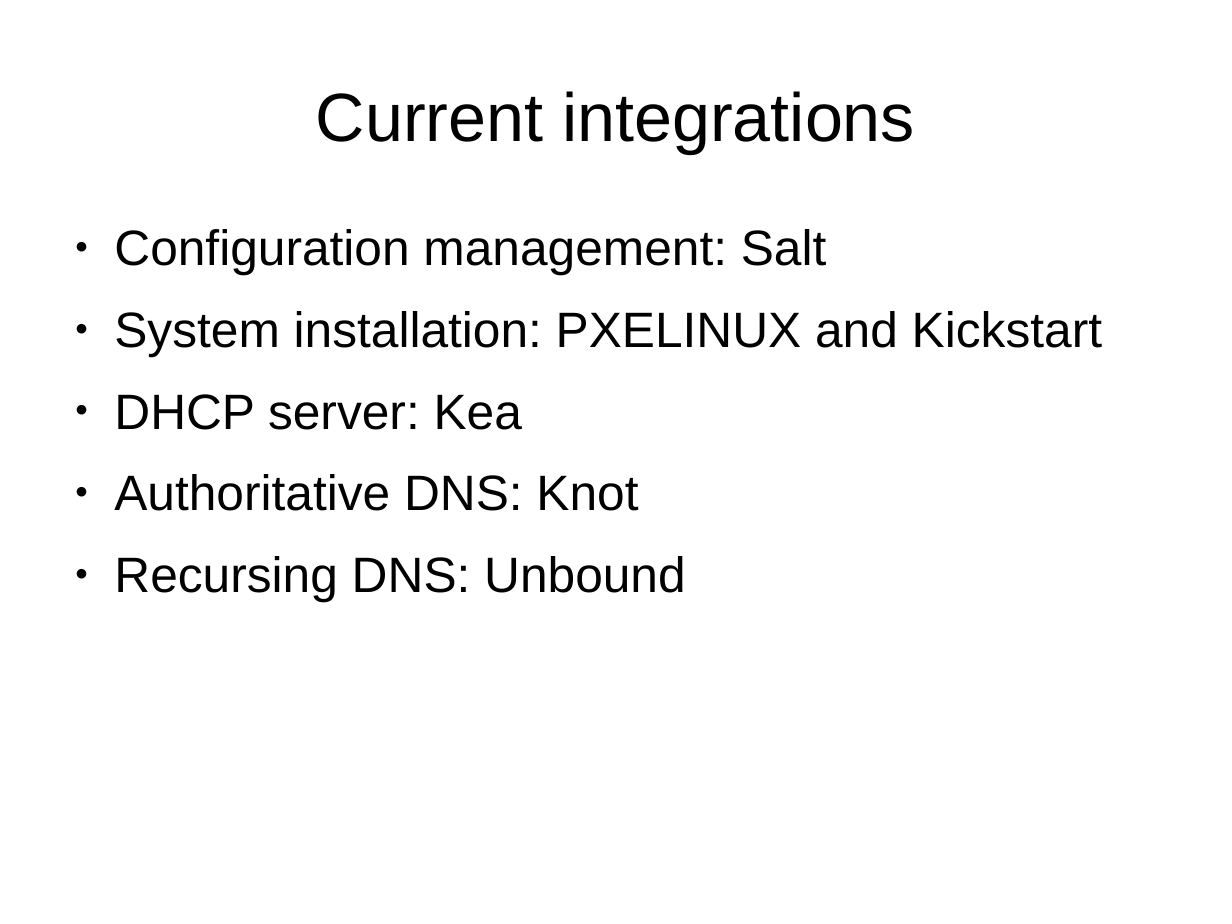
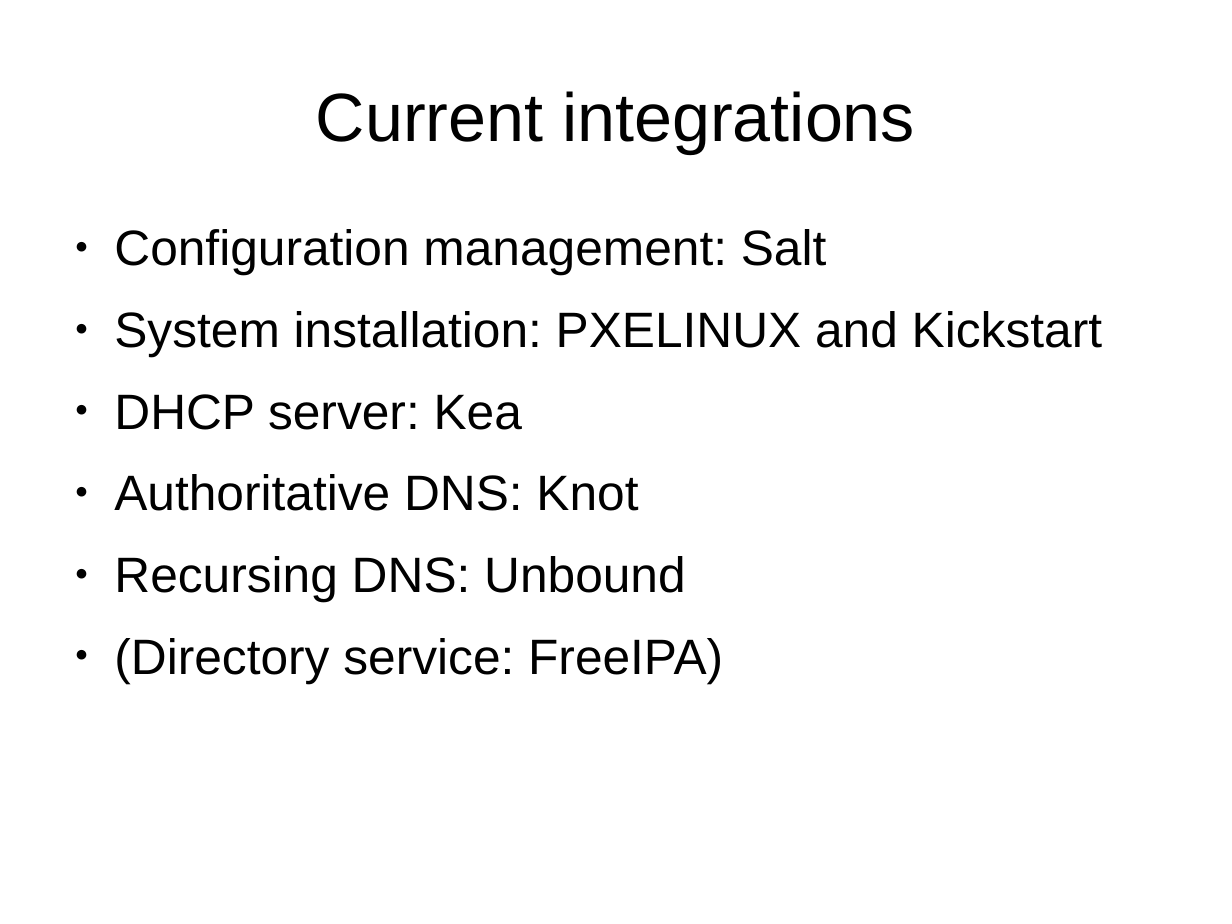
Before and after one commit to saab-simc-admin/palletjack, a slide deck: slide 8 of lca2017-presentation.odp (slide 7 before the commit). Drawn at 1232x924 pixels with LibreOffice and Linux fonts; fonts in the diff are those of the drawing. Boxes give left, top, right and bottom in pixels: in the first picture for what was removed or moved away, otherwise in the second. Text is boxed around its words. In the diff, an @@ line names an element or a change of style, - is before the commit and + after.

```diff
--- a/lca2017-presentation.odp
+++ b/lca2017-presentation.odp
@@ text at [114, 638, 723, 683]: paragraph added @@
+● (Directory service: FreeIPA)
```
Also in this commit, not shown: 6 other slides changed, 1 slide added.
